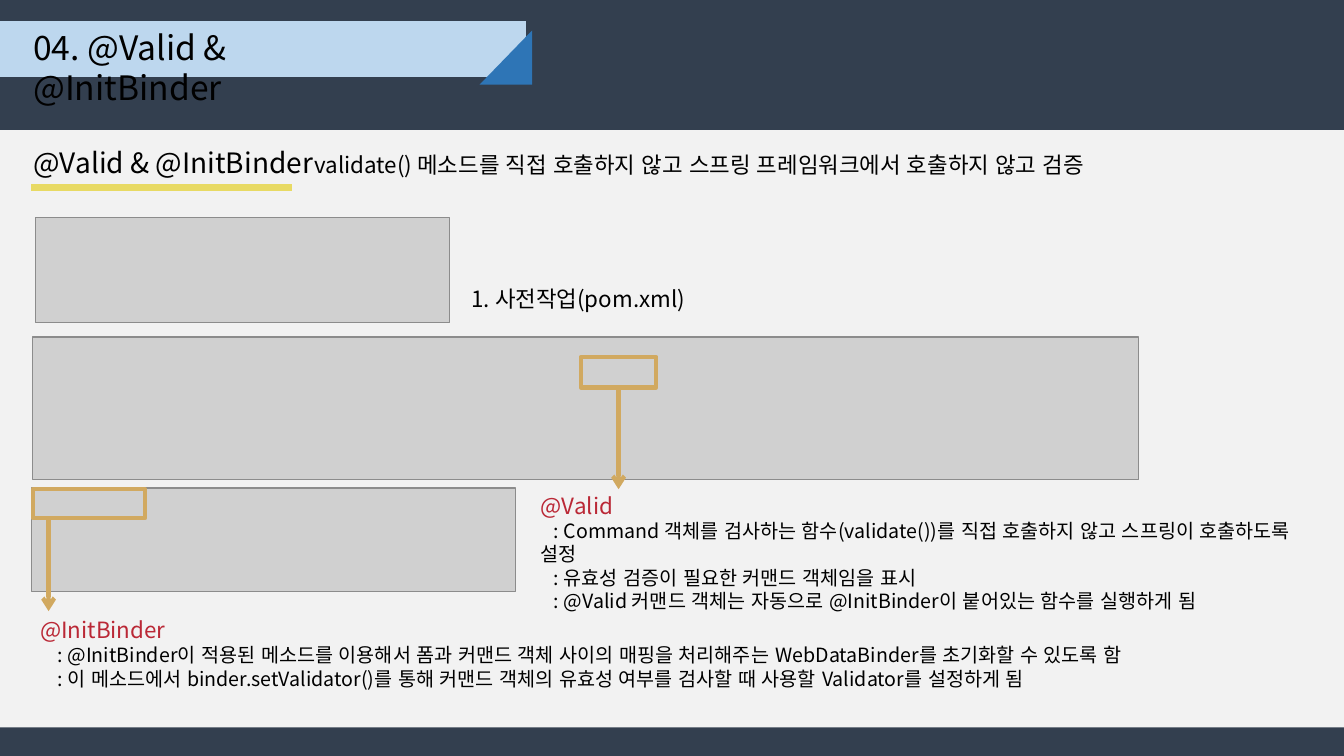
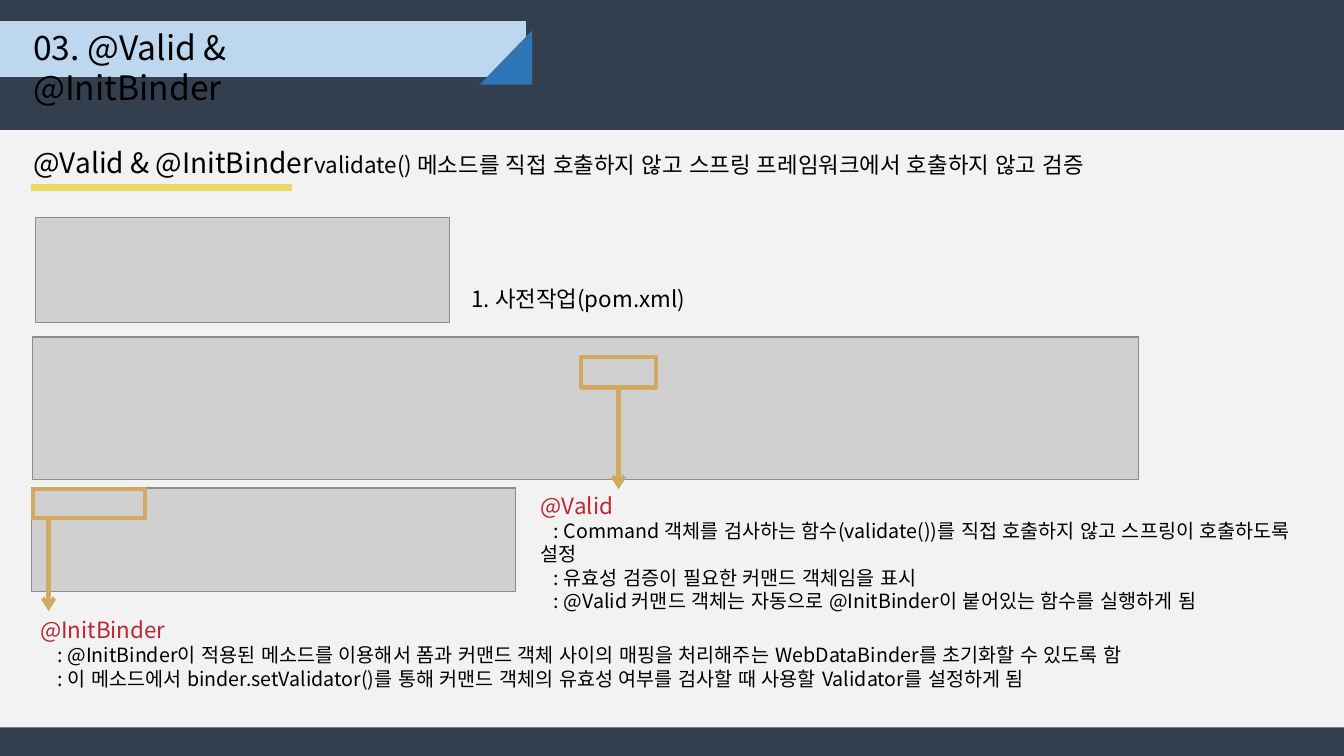
Before and after one commit to djyoon956/Family_C, a slide deck: slide 10 of 01.doc/Spring_Command&Error_4조.pptx (slide 8 before the commit). Drawn at 1344x756 pixels with LibreOffice and Linux fonts; fonts in the diff are those of the drawing; grey boxes stand for pictures. Boxes give left, top, right and bottom in pixels: in the first picture for what was removed or moved away, otherwise in the second. Text is boxed around its words. In the diff, an @@ line names an element or a change of style, - is before the commit and + after.

```diff
--- a/01.doc/Spring_Command&Error_4조.pptx
+++ b/01.doc/Spring_Command&Error_4조.pptx
@@ text at box(33, 33, 221, 106): text changed @@
-04. @Valid & @InitBinder
+03. @Valid & @InitBinder
```
Also in this commit, not shown: 4 other slides changed, 3 slides added, 4 slides removed.
